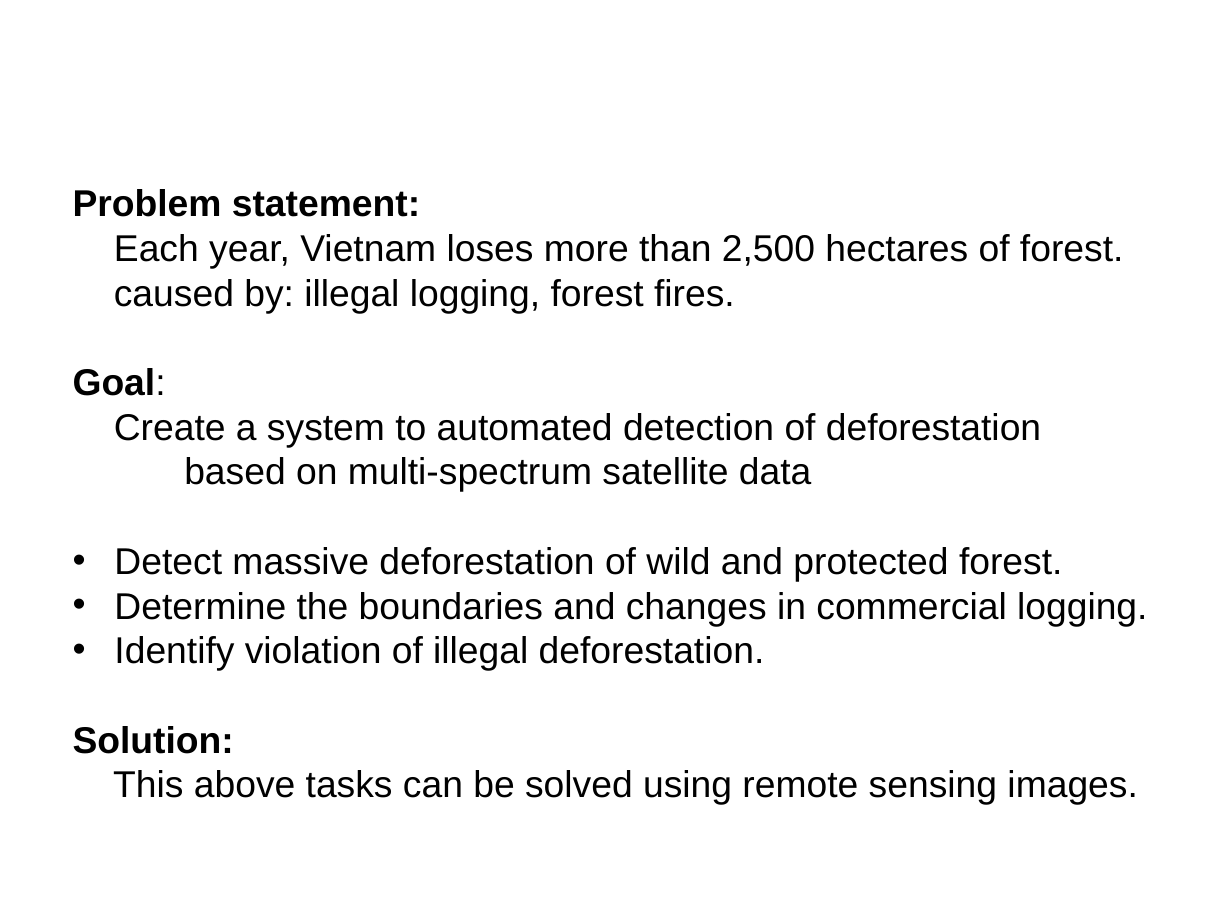
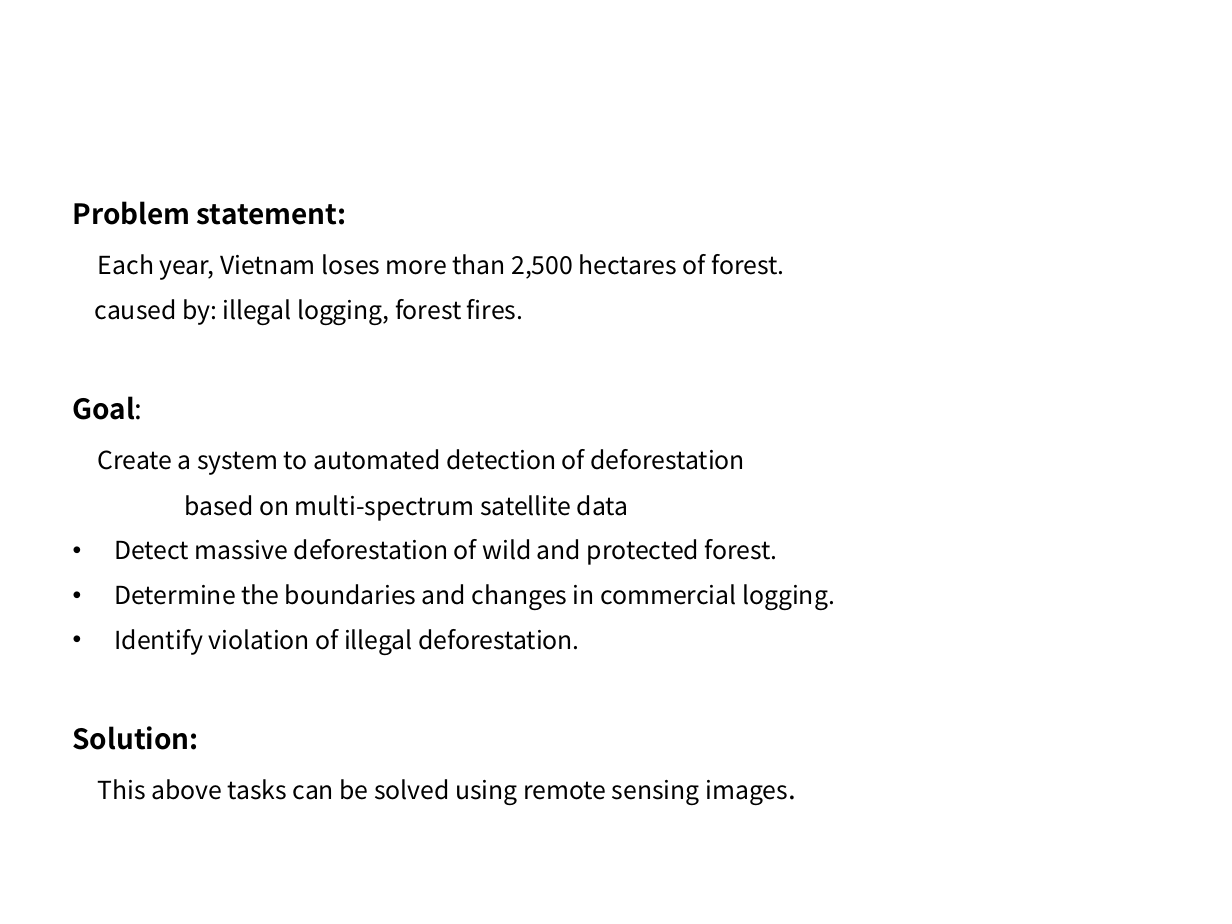
Before and after one commit to taminhluan/space_image_sensing, a slide deck: slide 2 of paper_review/term_project_proposal.pptx. Drawn at 1232x924 pixels with LibreOffice and Linux fonts; fonts in the diff are those of the drawing; background and template pictures are left out. Boxes give left, top, right and bottom in pixels: in the first picture for what was removed or moved away, otherwise in the second. Text is boxed around its words. In the diff, an @@ line names an element or a change of style, - is before the commit and + after.

```diff
--- a/paper_review/term_project_proposal.pptx
+++ b/paper_review/term_project_proposal.pptx
@@ text "Problem statement:" at bbox=[73, 201, 835, 806]: size 24 to 18 pt in "Problem statement:", "Goal:", "Solution:", "images."; font Arial to Noto Sans CJK KR, size 24 to 16 pt; line spacing 1 to 1.5 @@
```
Also in this commit, not shown: 4 other slides changed, 1 slide added, 1 slide removed, 5 other files.
